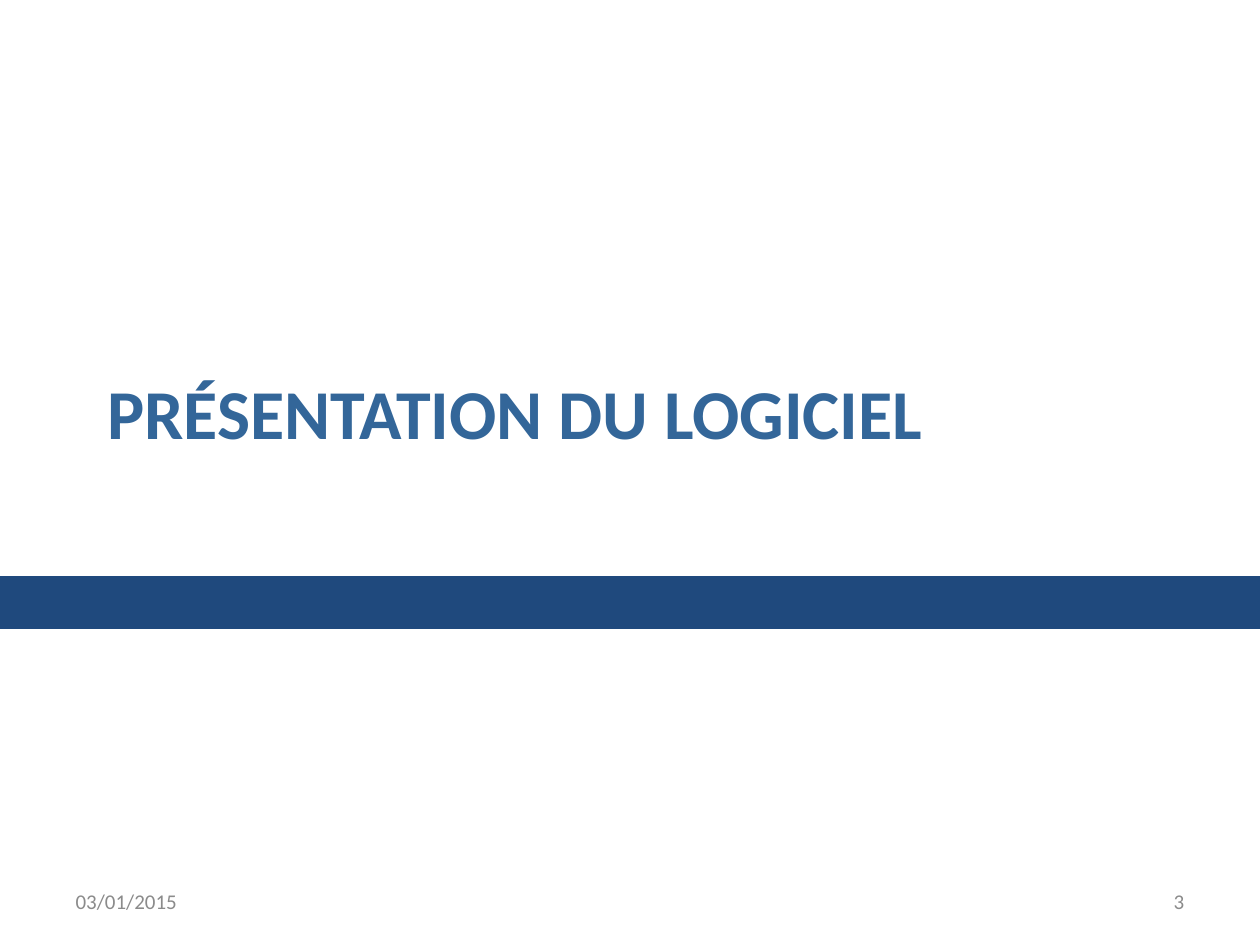
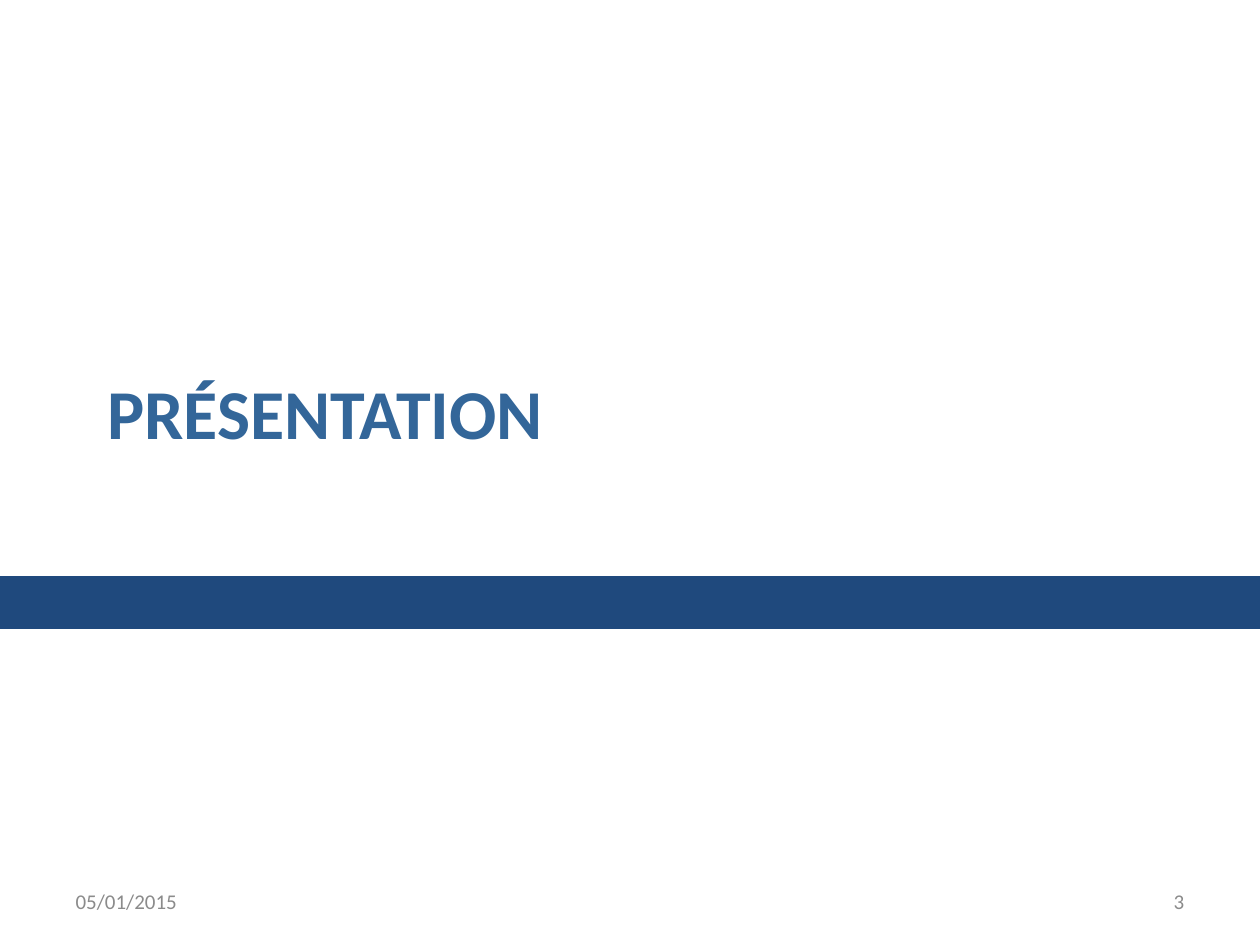
Before and after one commit to AppInfoCPE/genielog, a slide deck: slide 3 of Documentation/presentation.pptx. Drawn at 1260x945 pixels with LibreOffice and Linux fonts; fonts in the diff are those of the drawing. Boxes give left, top, right and bottom in pixels: in the first picture for what was removed or moved away, otherwise in the second. Text is boxed around its words. In the diff, an @@ line names an element or a change of style, - is before the commit and + after.

```diff
--- a/Documentation/presentation.pptx
+++ b/Documentation/presentation.pptx
@@ title at bbox=[107, 381, 543, 440]: text changed @@
-PRÉSENTATION DU LOGICIEL
+PRÉSENTATION
@@ text at bbox=[76, 894, 177, 910]: text changed @@
-03/01/2015
+05/01/2015
```
Also in this commit, not shown: 17 other slides changed, 2 slides added, 1 slide removed.
